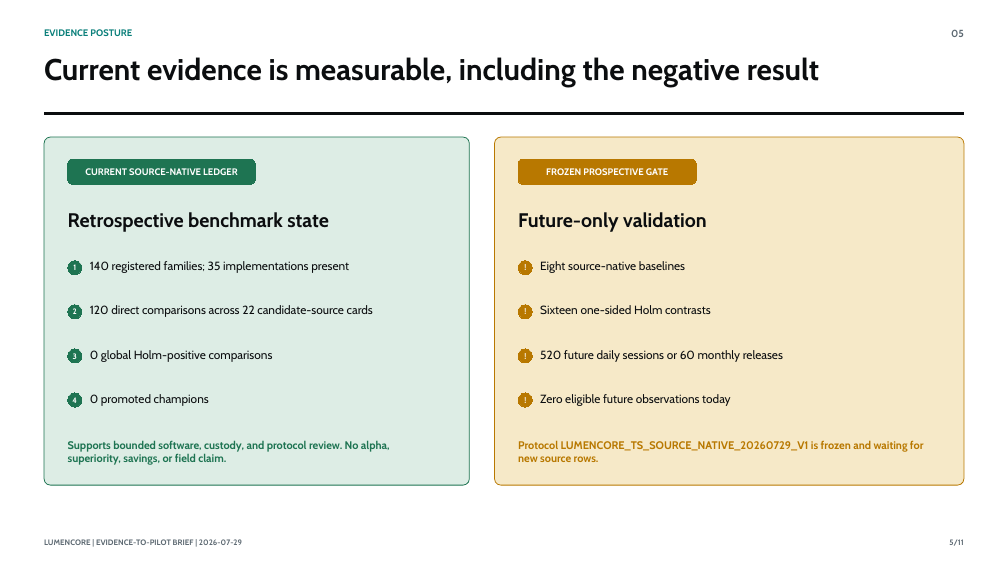
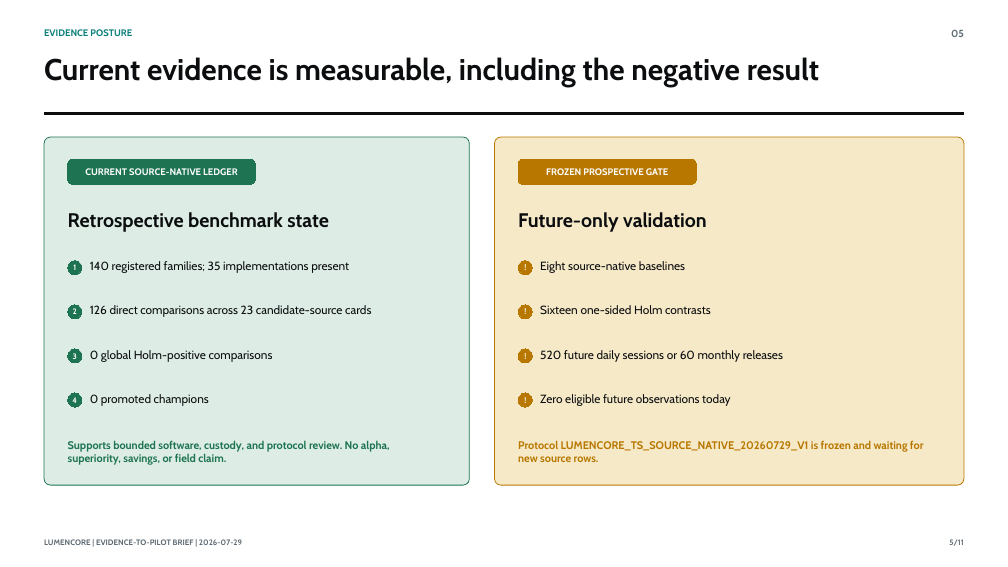
Before and after one commit to robertashworth1986-debug/lumen-core-public, a slide deck: slide 5 of output/pptx/LumenCore_Evidence_to_Pilot_Deck_CURRENT_REVIEW_REQUIRED.pptx. Drawn at 1008x567 pixels with LibreOffice and Linux fonts; fonts in the diff are those of the drawing. Boxes give left, top, right and bottom in pixels: in the first picture for what was removed or moved away, otherwise in the second. Text is boxed around its words. In the diff, an @@ line names an element or a change of style, - is before the commit and + after.

Commit message:
Build source-native family benchmark chain

```diff
--- a/output/pptx/LumenCore_Evidence_to_Pilot_Deck_CURRENT_REVIEW_REQUIRED.pptx
+++ b/output/pptx/LumenCore_Evidence_to_Pilot_Deck_CURRENT_REVIEW_REQUIRED.pptx
@@ text at (x1=90, y1=305, x2=371, y2=317): text changed @@
-120 direct comparisons across 22 candidate-source cards
+126 direct comparisons across 23 candidate-source cards
```
Also in this commit, not shown: 53 other files.
